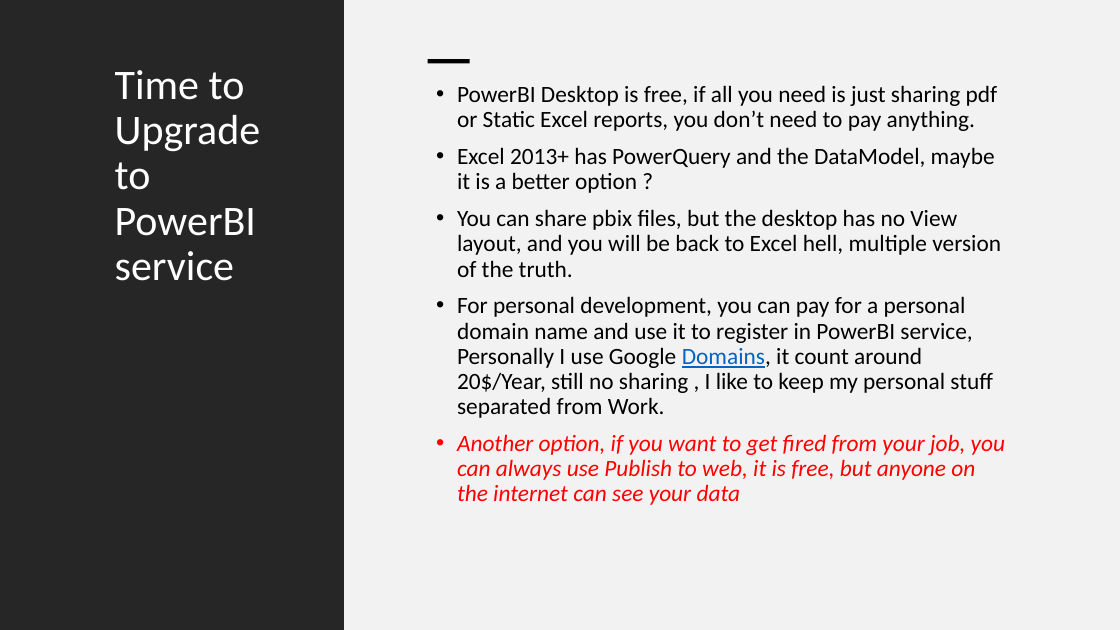
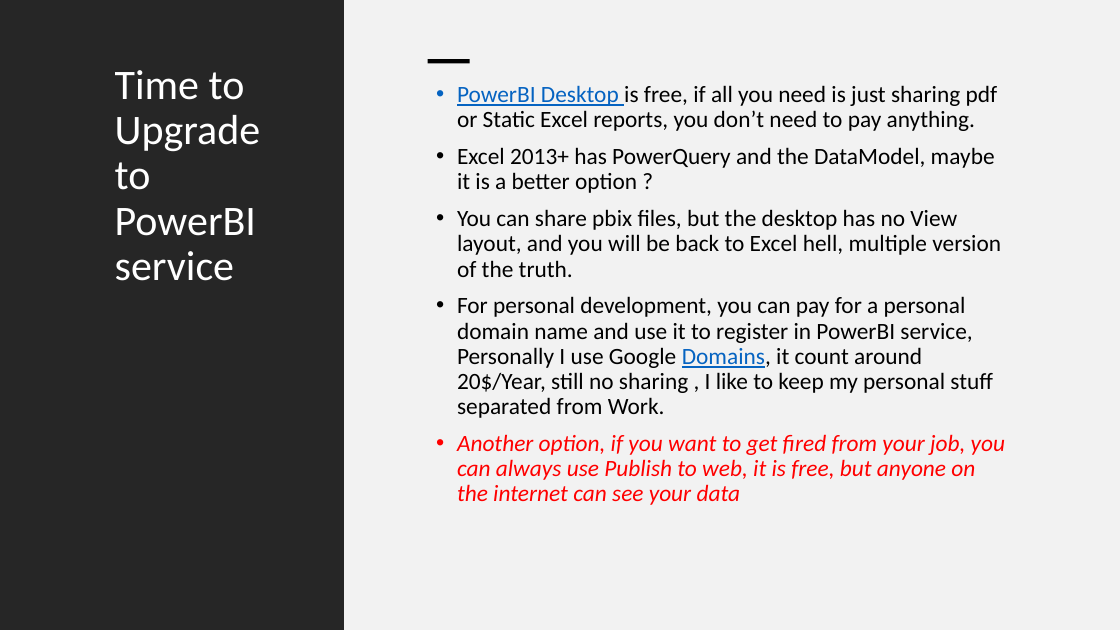
Before and after one commit to djouallah/projectcontrolpresentation, a slide deck: slide 7 of PowerBI as an integration tool in Project Controls.pptx. Drawn at 1120x630 pixels with LibreOffice and Linux fonts; fonts in the diff are those of the drawing. Boxes give left, top, right and bottom in pixels: in the first picture for what was removed or moved away, otherwise in the second. Text is boxed around its words. In the diff, an @@ line names an element or a change of style, - is before the commit and + after.

```diff
--- a/PowerBI as an integration tool in Project Controls.pptx
+++ b/PowerBI as an integration tool in Project Controls.pptx
@@ text at (457,85,998,131): text colour #000000 to #0563C1, underline on in "PowerBI Desktop" @@
```
Also in this commit, not shown: 2 other slides changed, 1 slide added, 1 slide removed, 1 other file.
